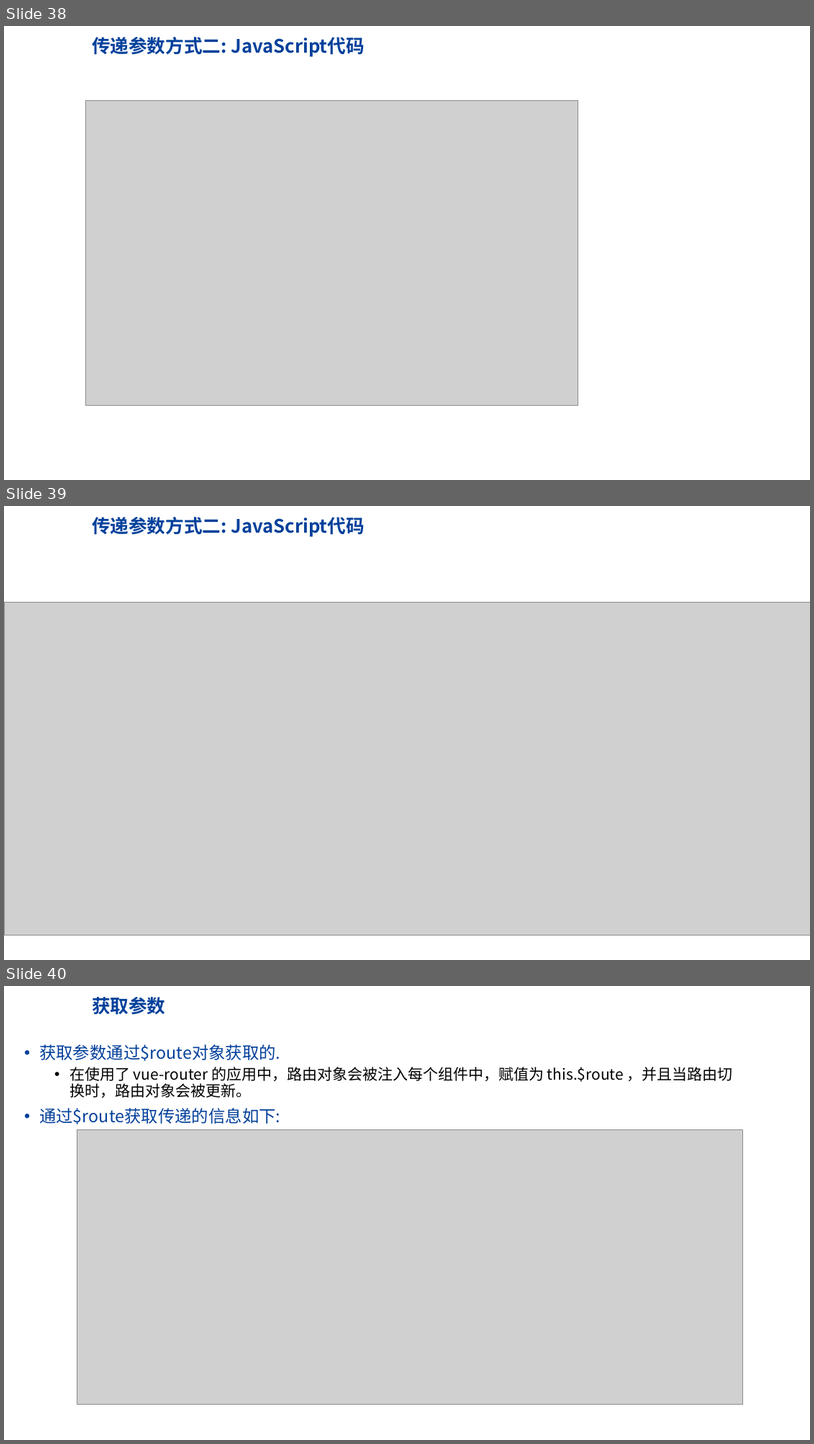
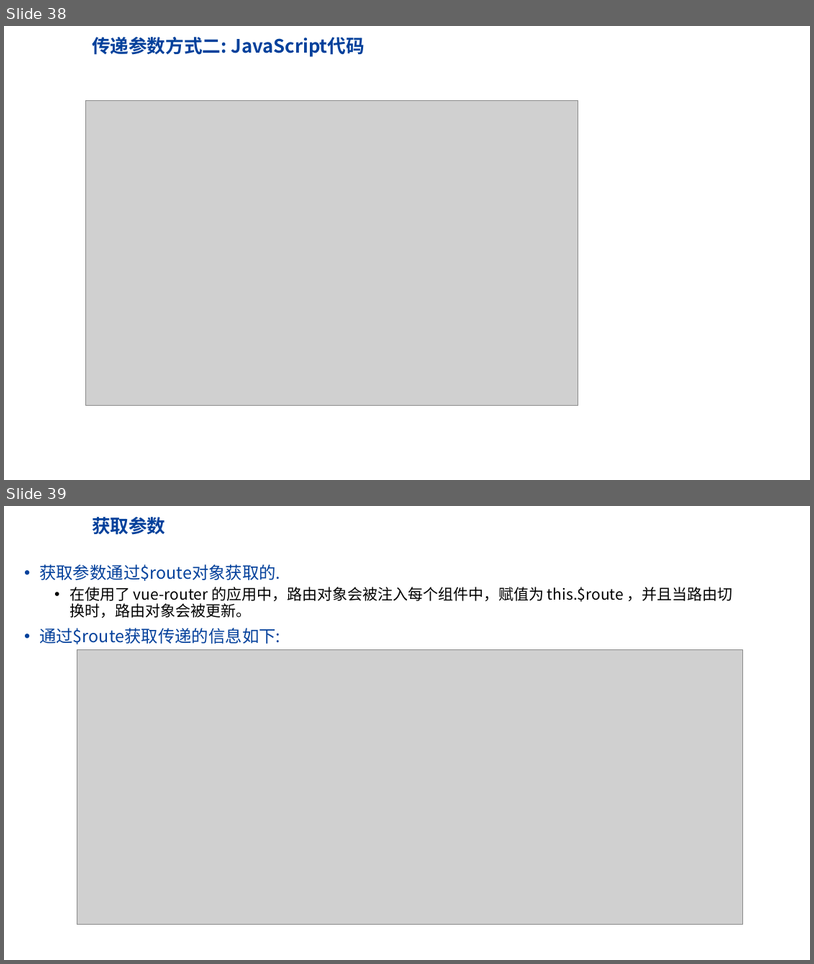
Before and after one commit to highh5/highh5.github.io, a slide deck: 其它提交/Vue-router.pptx. Shown one above the other, each under a label of ours: slides 38, 39 and 40 before the commit, slides 38 and 39 after it. The pictures are 814x1444 and 814x964 pixels, drawn with LibreOffice and Linux fonts; fonts in the diff are those of the drawing; grey boxes stand for pictures; background and template pictures are left out. Boxes give left, top, right and bottom in pixels: in the first picture for what was removed or moved away, otherwise in the second. Text is boxed around its words. In the diff, an @@ line names an element or a change of style, - is before the commit and + after.

```diff
--- a/其它提交/Vue-router.pptx
+++ b/其它提交/Vue-router.pptx
@@ slide 39 removed at [4, 506, 810, 960], background #FFFFFF @@
@@ title removed at [92, 517, 365, 537] @@
-传递参数方式二: JavaScript代码
@@ picture removed at [4, 602, 810, 935] @@
@@ what was slide 40 is now slide 39 @@
```
Also in this commit, not shown: 3 slides changed, 8 other files.
